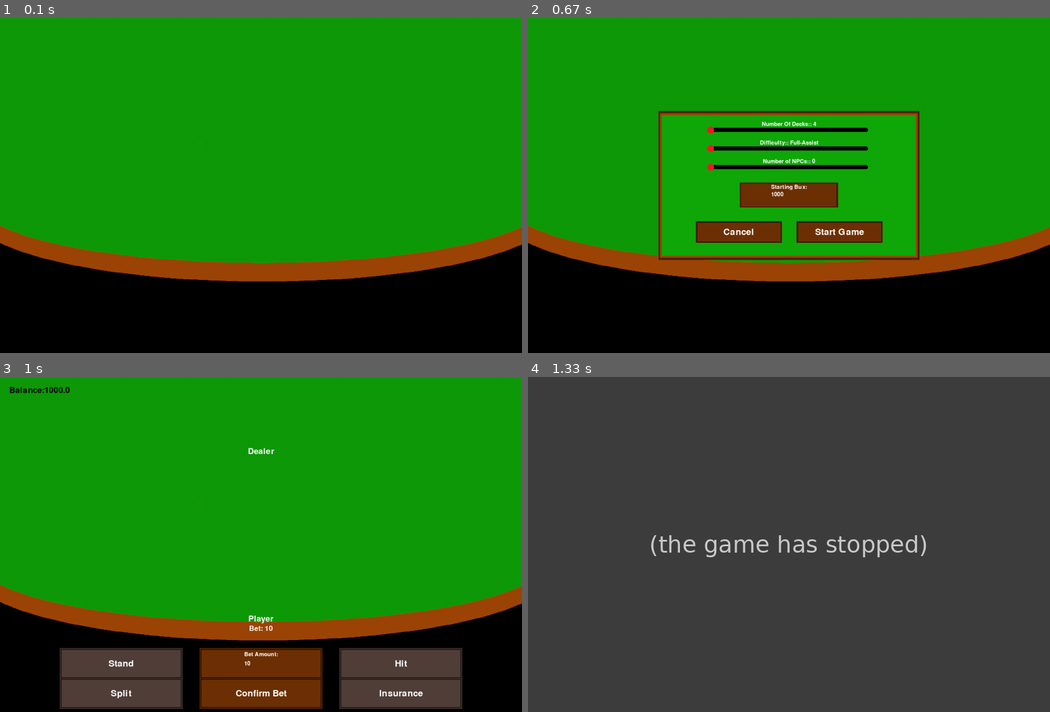
Above: before the commit, frames 1-4 (two rows, left to right).
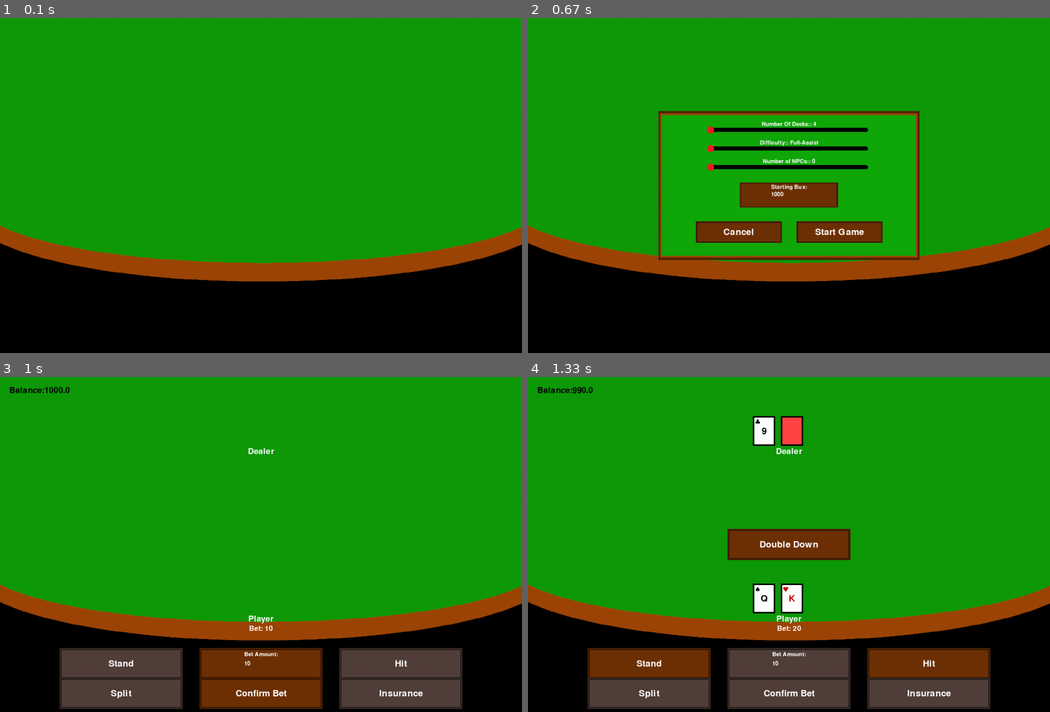
Above: after the commit, the same moments.

Repository: CDonners/None-Exam-Assessment-2026-AQA
Game: pygame game, started from bankrollBust/main.py
Two runs of this game, one before a commit and one after it. Both use one fixed random seed, a clock stepped at 60 frames per second and the inputs below.
Inputs (mouse positions are in pixels of both pictures, inside the frame that each line leads up to):
- Up to frame 1 (0.1 s): no input
- Up to frame 2 (0.67 s): press the mouse at (789, 128) at 0.37 s; move the mouse to (794, 205) at 0.47 s; release the mouse at (804, 286) at 0.6 s
- Up to frame 3 (1 s): click "Start Game" at 0.78 s
- Up to frame 4 (1.33 s): click "Confirm Bet" at 1.08 s

Frames 1-3 are identical in both runs. In frame 4, 92% of the frame differs, in the area x 0-100%, y 0-100%.
Error before the commit: IndexError: list index out of range (players.py line 103); the game stopped at 1.13 s (later frames are placeholders)

Commit message:
Still cleaning code - Almost fully functional

Diff:
--- a/bankrollBust/gameLogic.py
+++ b/bankrollBust/gameLogic.py
@@ -137,17 +137,18 @@
                 if i < len(hands) - 1:
                     currentX += handSpacing
 
-    def drawBalance(self, players, playerIndex):
-        playerBalance = players[playerIndex].bustBux
+    def drawBalance(self, players):
+        targetPlayer = next(playerObj for playerObj in players if playerObj.isPlayer)
+        playerBalance = targetPlayer.bustBux
         balanceCentre = (25,25)
         balanceTextSurface = self.mainFont.render(f"Balance:{playerBalance}", True, (0, 0, 0)) # Creates text surface with colour black
         balanceTextRect = balanceTextSurface.get_rect(topleft=balanceCentre)
         self.screen.blit(balanceTextSurface, balanceTextRect)
 
     def drawStatusText(self, winnings):
-        if winnings == 0: # Player made nothing
-            textSurface = self.mainFont.render(f"Bets returned", True, (0, 0, 0)) # Creates text surface with colour black
-        elif winnings > 0: # Player won BustBux
+        # Assume player made nothing
+        textSurface = textSurface = self.mainFont.render(f"Bets returned", True, (0, 0, 0)) # Creates text surface with colour black
+        if winnings > 0: # Player won BustBux
             textSurface = self.mainFont.render(f"Won: {winnings}", True, (0, 0, 0)) # Creates text surface with colour black
         elif winnings < 0: # Player lose BustBux
             textSurface = self.mainFont.render(f"Lost: {winnings*-1}", True, (0, 0, 0)) # Creates text surface with colour black
@@ -155,22 +156,22 @@
         textRect = textSurface.get_rect(center=(700,350))
         self.screen.blit(textSurface, textRect)
 
-    def updateImage(self, players, playerIndex):
+    def updateImage(self, players):
         for player in players:
             self.drawHand(player)
         self.drawPlayerTexts(players)
-        self.drawBalance(players, playerIndex)
+        self.drawBalance(players)
         self.drawPlayerBets(players)
 
 class gameStates: # TODO Clean and comment
     # Game States
     bettingPhase = True
     roundStarted = False
+    roundOver = False
+    payedOut = False
     NPCTurn = False
     dealerTurn = False
-    roundOver = False
     doubleDownAvailable = False
-    payedOut = False
 
 class playerActionStates:
     # Player Actions
@@ -197,7 +198,7 @@
         self.gameState = gameStates()
         self.playerAction = playerActionStates()
         # Gameplay Attributes
-        self.currentPlayer = None
+        self.currentPlayer = self.players[0]
         self.playerIndex = 0
         self.stoodHands = {} # Dictionary of stood hands as uniqueID:PlayerObject
         self.bustPlayers = 0 # Integer to count how many players went bust
@@ -205,7 +206,7 @@
     def initialDeal(self):
         for i in range(2): # Deal 2 cards to players from left to right
             for player in self.players:
-                if i == 1 and player.isDealer(): # If the dealer is dealt their second card
+                if i == 1 and player.isDealer: # If the dealer is dealt their second card
                     player.dealCard(self, visible=False) # Deal the card face down
                 else: # Deal the card to the player
                     player.dealCard(self)
@@ -219,10 +220,11 @@
             self.gameState.doubleDownAvailable = False
 
     def progressTurn(self):
-        self.currentPlayer.handIndex += 1
-        if len(self.currentPlayer.hands) == self.currentPlayer.handIndex: # Player has no more hands to play
+        if len(self.currentPlayer.hands) - 1 == self.currentPlayer.handIndex: # Player has no more hands to play
             if len(self.players) - 1 != self.playerIndex: # Avoid going out of range
                 self.playerIndex += 1
+        else:
+            self.currentPlayer.handIndex += 1
 
     def getPlayerSeats(self):
         # Assigns players their seating positions
@@ -243,4 +245,4 @@
         return seatingPosDict
 
     def handleUI(self):
-        self.UI.updateImage(self.players,self.playerIndex)
+        self.UI.updateImage(self.players)
--- a/bankrollBust/main.py
+++ b/bankrollBust/main.py
@@ -5,10 +5,9 @@
 # ! SHORT TERM GOALS !
 # TODO Handle deck running out of cards somehow - Probably regenerate deck telling the player you have
 # TODO Handle player running out of bustBux - End game as player lost
-# TODO Add split - Hell
-## TODO Make drawing hands compatible with new system - Diff colours for split hands
-## TODO Finish making main loop campatible
-## TODO TEST EVERYTHING!!!
+# TODO Implement Next round
+# TODO Implement displaying winnings at end of round - game.UI.drawWinnings
+# TODO Display hand status(Bust, stood, push) on the cards - game.UI.drawHands
 ### ! Hand is now a class make it so everywhere ! ###
 
 # Pygame Setup
@@ -38,25 +37,11 @@
 nextRoundButton = button(screen, (centreX, centreY), "Next Round")
 
 def playingGame(game):
-    global currentPlayerIndex, showDBButton, playerBet, winnings
     # Creating the bet amount input box
     minBet = round(game.startingBux * 0.01 / 5) * 5 # Rounds the minimum bet to the nearest 5, so the minimum bet will always be 1% of the starting bux to the nearest 5
     betAmountInputBox = inputBox(screen, (centreX, 770), "Bet Amount:", "num", f"{minBet}", interactable=False, minMax=[float(minBet), 1000*float(minBet)])
     # Game State variables
     gamePlayRunning = True
-    nextRound = False
-    showDBButton = False
-    currentPlayerIndex = 0
-    betsGiven = False
-    currentHandIndex = 0
-    # Player state variables
-    betMade = False
-    playerBet = 0
-    winnings = 0
-    hit = False
-    stood = False
-    split = False
-    insurance = False
     # Game action delay (in frames at 60 FPS)
     gameActionDelay = 30  # 1 second at 60 FPS
     gameAct = 0
@@ -64,7 +49,6 @@
     dealer = game.players[len(game.players) -1] # Dealer is always this index
 
     def drawScreen():
-        screen.blit(bg, (0,0)) # Set the screen as my background
         game.handleUI()
         hitButton.draw()
         standButton.draw()
@@ -90,14 +74,14 @@
             confirmBetButton.updateImage(event)
             # State Machine for gameplay
             if game.gameState.bettingPhase: # If betting phase is active
-                if game.currentPlayer.isPlayer(): # Checks if current player is the human player
+                if game.currentPlayer.isPlayer: # Checks if current player is the human player
                     # Make the relevant interactables be interactable
                     betAmountInputBox.setMax(game.currentPlayer.bustBux)
                     game.currentPlayer.totalBet = int(betAmountInputBox.getInput(event))
                     game.playerAction.betMade = confirmBetButton.updateImage(event)
             # Starting action phase
             elif game.gameState.roundStarted:
-                if game.currentPlayer.isPlayer():
+                if game.currentPlayer.isPlayer:
                     playerTurn()
                     game.playerAction.hit = hitButton.updateImage(event)
                     game.playerAction.stand = standButton.updateImage(event)
@@ -109,14 +93,15 @@
                             game.currentPlayer.totalBet *= 2 # Double the bet
                             # Usual card dealing process
                             game.currentPlayer.dealCard(game)
+                            game.currentPlayer.stand(game)
                             endPlayerTurn()
 
 
-                elif game.currentPlayer.isDealer():
+                elif game.currentPlayer.isDealer:
                     if dealerHand.stood or dealerHand.busted:
                         nextRound = nextRoundButton.updateImage(event)
 
-    def startNewRoun():
+    def startNewRound():
         # Resets game state variables
         gameAct = 0
         game.playerIndex = 0
@@ -124,7 +109,7 @@
         game.gameState.roundStarted = False
         game.gameState.roundOver = False
         game.gameState.bettingPhase = True
-        game.gameState.payedOut
+        game.gameState.payedOut = False
         # Resetting players
         game.playerAction.betMade = False
         for player in game.players:
@@ -144,7 +129,7 @@
         game.isDoubleDownAvailable()
         hitButton.makeInteractable()
         standButton.makeInteractable()
-        currentPlayerHand = game.currentPlayer.hands[game.currentPlayer.handIndex].cards
+        dealerHand = dealer.hands[0]
         # Making actions available
         if game.currentPlayer.checkBlackjack(game):
             game.currentPlayer.bustBux += 2.5*game.currentPlayer.totalBet
@@ -187,24 +172,25 @@
             bustBuxPayOut = 0
             if dealerHand.naturalBlackjack: # No one can win unless they have natural blackjack
                 if player.hands[0].naturalBlackjack: # Player can only have natural blackjack on one hand
-                    bustBuxPayOut += hand.bet * 2.5
+                    bustBuxPayOut += player.hands[0].bet * 2.5
             else:
                 for hand in player.hands:
                     if hand.naturalBlackjack: # Hand has natural blackjack - Does not matter if dealer busted/stood always pays out
                         bustBuxPayOut += hand.bet * 2.5
                     elif dealerHand.busted: # All stood players win
                         if hand.stood:
-                            player.bustBuxPayOut += hand.bet * 2
+                            bustBuxPayOut += hand.bet * 2
                     else: # Compare players hand value with dealer's hand value
                         if hand.handValue > dealerHand.handValue: # Hand won
                             bustBuxPayOut += hand.bet * 2
-                        elif hand.handValue == dealerHand.handvalue: # Possible Push
+                        elif hand.handValue == dealerHand.handValue: # Possible Push
                             multiplier = handlePush(hand.cards, dealerHand.cards)
                             bustBuxPayOut += hand.bet * multiplier
                         else: # Player Lost
                             pass # Nothing needs to be handled
             player.bustBux += bustBuxPayOut
             player.winnings += bustBuxPayOut
+        game.gameState.payedOut = True
 
     # Gameplay loop
     while gamePlayRunning:
@@ -212,25 +198,22 @@
         events = pygame.event.get()
         eventHandler(events)
         if game.gameState.bettingPhase: # If betting phase is active
-            if game.currentPlayer.isPlayer(): # Checks if current player is the human player
+            if game.currentPlayer.isPlayer: # Checks if current player is the human player
                 playerBettingTurn()
-            elif game.currentPlayer.isDealer(): # Checks if the current player is the dealer - Signals end of betting phase
-                print("END OF BETTING PHASE")
+            elif game.currentPlayer.isDealer: # Checks if the current player is the dealer - Signals end of betting phase
                 game.gameState.bettingPhase = False
                 game.gameState.roundStarted = True
                 game.initialDeal() # Do the initial Deal
+                game.playerIndex = 0
             else: # Current player is an NPC
                 gameAct += 1
                 if gameAct >= gameActionDelay:
-                    playerBet = game.players[currentPlayerIndex].calculateBet()
-                    game.currentPlayer.hands[0].bet = playerBet
-                    game.currentPlayer.totalbet += playerBet
-                    currentPlayerIndex += 1
-                    gameAct = 0
+                    pass
         # Round Started
         elif game.gameState.roundStarted:
             # Player's Turn
-            if game.currentPlayer.isPlayer():
+            if game.currentPlayer.isPlayer:
+                playerTurn()
                 # Player Stands
                 if game.playerAction.stand:
                     game.currentPlayer.stand(game) # Make the player stand
@@ -257,7 +240,7 @@
                     game.playerAction.insurance = False # Reset Player Action state
                     insuranceButton.makeUninteractable()
             # Dealers Turn
-            elif game.currentPlayer.isDealer():
+            elif game.currentPlayer.isDealer:
                 gameAct += 1  # Increment frame counter
                 dealerHand = dealer.hands[0] # Keeping cleaner code
                 dealerHand.cards[1].setVisible() # Show the dealer's down card
@@ -274,7 +257,7 @@
                 elif len(game.players)-1 != game.bustPlayers and len(game.stoodHands) != 0:
                     # Don't hit if everyone is bust or has natural blackjack
                     if gameAct >= gameActionDelay:
-                        dealerAction = dealer.decideNextMove(game)
+                        dealerAction = dealer.decideNextMove()
                         if dealerAction == "hit":
                             dealer.dealCard(game)
                         elif dealerAction == "stand":
@@ -285,8 +268,8 @@
             # NPC's turn
             else:
                 if game.currentPlayer.isStood or game.currentPlayer.isBusted:
-                    currentPlayerIndex += 1
-
+                    pass
+        screen.blit(bg, (0,0)) # Set the screen as my background
         drawScreen()
         pygame.display.update()
         clock.tick(60) # Limiting clock to 60
--- a/bankrollBust/players.py
+++ b/bankrollBust/players.py
@@ -15,6 +15,8 @@
     def __init__(self, bustBux: int):
         self.name = "Player"
         self.bustBux = bustBux
+        self.isPlayer = True
+        self.isDealer = False
         # Variables reset every round
         self.hands = [hand()]
         self.handIndex = 0
@@ -32,7 +34,7 @@
     def stand(self, game):
         if len(self.hands) > self.handIndex:
             currentHand = self.hands[self.handIndex]
-            if not self.isDealer():
+            if not self.isDealer:
                 uniqueHandID = f"{currentHand.handValue},{self.name},{self.handIndex}"
                 game.stoodHands[uniqueHandID] = self # Adding the stood hand to the dictionary
             currentHand.stood = True
@@ -108,12 +110,6 @@
         currentHand.handValue = totalSum # Making the handValue of the player object be the gathered value
         return cardValues # Useful for finding certain cards
 
-    def isPlayer(self):
-        return True
-
-    def isDealer(self):
-        return False
-
     def newRound(self):
         self.hands = [hand()]
         self.handIndex = 0
@@ -125,11 +121,13 @@
     def __init__(self):
         super().__init__(-1)
         self.name = "Dealer"
-        self.ACTIONS = ["hit, stand"]
+        self.ACTIONS = ["hit", "stand"]
+        self.isPlayer = False
+        self.isDealer = True
 
-    def decideNextMove(self, game):
+    def decideNextMove(self):
+        dealerHand = self.hands[0]
         dealerValues = [card.value for card in dealerHand.cards]
-        dealerHand = self.hands[0]
         action = None
         if dealerHand.handValue < 17:
             action = self.ACTIONS[0]
@@ -140,12 +138,6 @@
             action = self.ACTIONS[1]
         return action
 
-    def isPlayer(self):
-        return False
-
-    def isDealer(self):
-        return True
-
 class NPC(player):
     def __init__(self, name: str, bustBux: int, personality: str,  prosperity: float, confidence: float, judgement: float, experience: float):
         super().__init__(bustBux)
@@ -155,6 +147,7 @@
         self.confidence= confidence
         self.judgement = judgement
         self.experience = experience
+        self.isPlayer = False
         self.ACTIONS = ["hit", "stand", "split", "insurance"]
 
     def decideNextMove(self):
@@ -162,6 +155,3 @@
 
     def calculateBet(self):
         pass # min bet + (min-bet * prosperity) and current count something or other
-
-    def isPlayer(self):
-        return False
